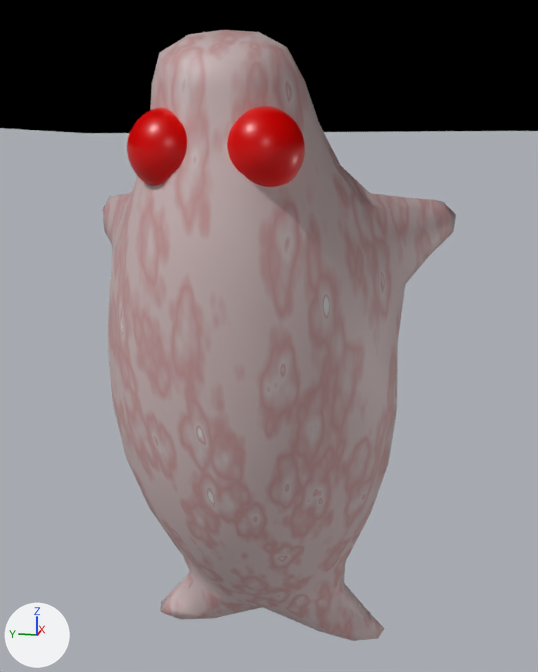
An edit to the Blender file assets/Models.blend, drawn before and after from the same camera.
Rendered twice from a 50 mm lens placed at (-2.99, 0.764, -0.051), pointed at (-2.134, 0.935, -0.265). Lighting does not change. The marker at lower left points along +X, +Y and +Z.

Script lines for the objects in view, before the commit:
```python
me_cube_003 = bpy.data.meshes.new('Cube.003')
me_cube_003.from_pydata(...)  # 527 vertices, 548 faces; spans x 0.0..0.327, y -0.437..0.487, z -0.241..0.199
me_cube_003.polygons.foreach_set('use_smooth', [True] * 548)
# faces by material slot: [36, 512]
me_cube_003.materials.append(mat_yo)
me_cube_003.materials.append(mat_eyeball)  # red #ff0200
me_plane_002 = bpy.data.meshes.new('Plane.002')
me_plane_002.from_pydata([(-1.0, -1.0, 0.0), (1.0, -1.0, 0.0), (-1.0, 1.0, 0.0), (1.0, 1.0, 0.0)], [], [(0, 1, 3, 2)])
me_plane_002.materials.append(mat_material)
ob_plane_002 = bpy.data.objects.new('Plane.002', me_plane_002)
ob_plane_002.location = (0.0, 0.0, 0.131)
ob_plane_002.scale = (3.92, 3.92, 3.92)
ob_tsuki = bpy.data.objects.new('Tsuki', me_cube_003)
ob_tsuki.parent = ob_nurbspath
ob_tsuki.matrix_parent_inverse = Matrix(((0.0, 0.0, 1.0, 0.726), (0.0, 1.0, 0.0, -0.991), (-1.0, 0.0, 0.0, -2.154), (0.0, 0.0, 0.0, 1.0)))
ob_tsuki.location = (-2.291, 1.373, -0.709)
ob_tsuki.scale = (0.9, 0.9, 0.9)
_m = ob_tsuki.modifiers.new('Mirror', 'MIRROR')
_m.use_clip = True
_m = ob_tsuki.modifiers.new('Subdivision', 'SUBSURF')
_m.render_levels = 1
_m = ob_tsuki.modifiers.new('Curve', 'CURVE')
_m.object = ob_nurbspath
_m.deform_axis = 'POS_Y'
```
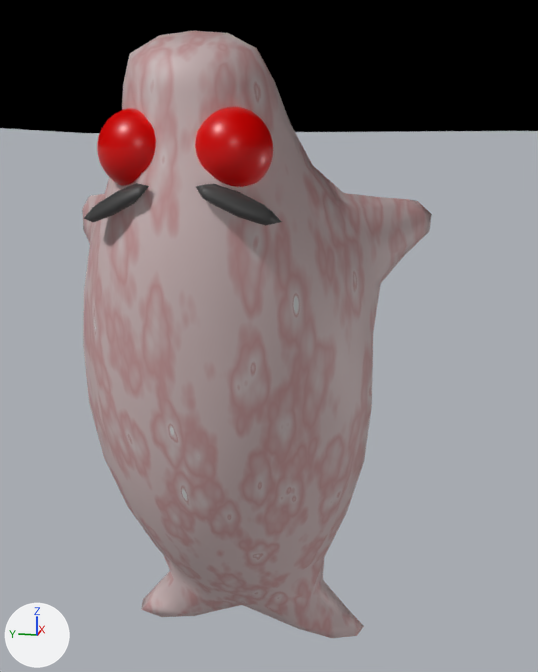
Changed parts and their boxes [x1, y1, x2, y2] in the pictures (538 x 672 px):
'Tsuki', reshaped, moved
    before: [103, 30, 456, 641]
    after: [82, 31, 432, 638]
part 1 of me_cube_003, added
    after: [84, 183, 281, 226]

The change, as a diff of the scene's bpy script:
```diff
--- a/assets/Models.blend.py
+++ b/assets/Models.blend.py
@@ mat_eyebrows @@
+mat_eyebrows = principled_material('Eyebrows')
+mat_eyebrows.base_color = (0.087, 0.087, 0.087)  # dark grey #535353
@@ me_cube_003 @@
 me_cube_003.from_pydata(...)  # 527 vertices, 548 faces; spans x 0.0..0.327, y -0.437..0.487, z -0.241..0.199
 # used by ob_tsuki; parent = ob_nurbspath; location = (-2.291, 1.373, -0.709); scale = (0.9, 0.9, 0.9)
 # verts and faces of me_cube_003; kept vertices keep their numbers, new ones are numbered from 527
+# me_cube_003 part 1
+verts[527] = (0.108, 0.274, 0.138)
+verts[528] = (0.002, 0.3, 0.195)
+verts[529] = (0.118, 0.256, 0.173)
+for new, old in zip([530, 531, 532], [527, 528, 529]): verts[new] = verts[old] + (0.007, -0.024, -0.012)
+verts[533] = (0.037, 0.294, 0.157)
+verts[534] = (0.018, 0.314, 0.168)
+faces += [(530, 532, 531, 533), (527, 534, 528, 529), (528, 531, 532, 529), (528, 534, 533, 531), (527, 529, 532, 530), (527, 530, 533, 534)]  # mat_eyebrows (dark grey #535353)
 me_cube_003.materials.append(mat_yo)
 me_cube_003.materials.append(mat_eyeball)
+me_cube_003.materials.append(mat_eyebrows)  # dark grey #535353
@@ ob_tsuki @@
 ob_tsuki.matrix_parent_inverse = Matrix(((0.0, 0.0, 1.0, 0.726), (0.0, 1.0, 0.0, -0.991), (-1.0, 0.0, 0.0, -2.154), (0.0, 0.0, 0.0, 1.0)))
-ob_tsuki.location = (-2.291, 1.373, -0.709)
+ob_tsuki.location = (-2.321, 1.373, -0.709)
 ob_tsuki.scale = (0.9, 0.9, 0.9)
```
